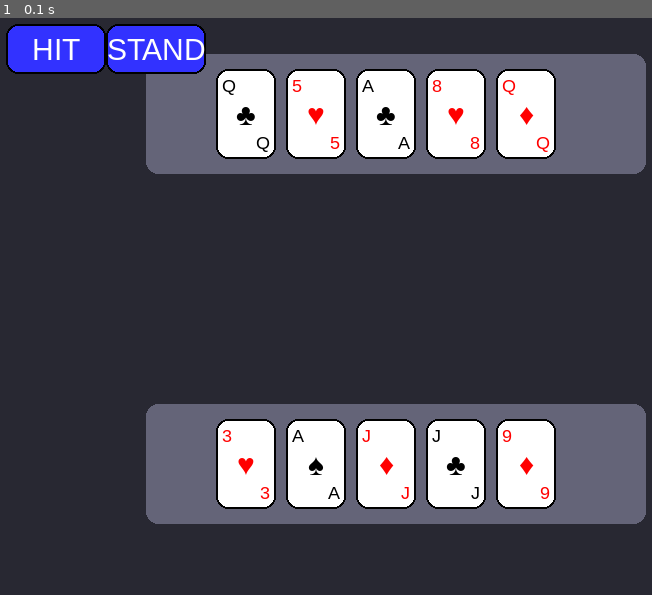
Above: before the commit, frame 1.
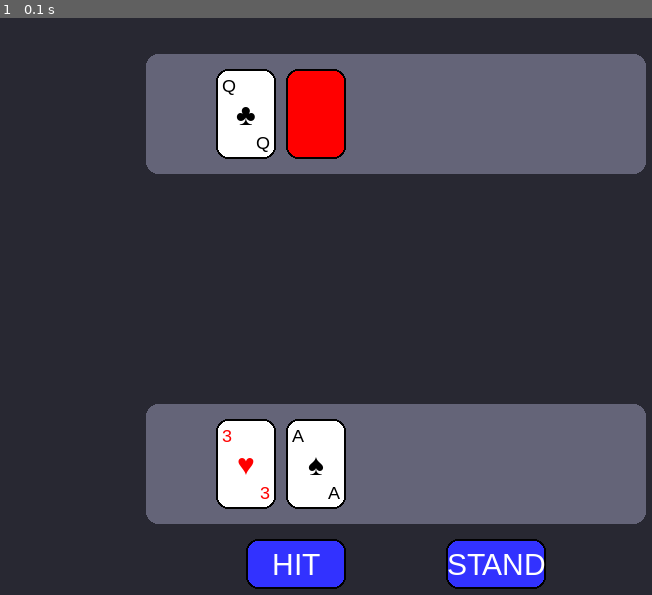
Above: after the commit, the same moment.

Repository: jeomarisaez/pygame-blackjack
Game: pygame game, started from main.py
The game is run twice, just before and just after one commit, with the same random seed, the same clock (stepped at 60 frames per second) and the same inputs.
Inputs:
- Up to frame 1 (0.1 s): no input

The runs differ from the first frame. In frame 1, 15% of the frame differs, in the area x 0-86%, y 1-99%.

Commit message:
refactor: created classes for individual ui elements

Diff:
--- a/core/game.py
+++ b/core/game.py
@@ -81,10 +81,11 @@
         self.game_over = True
 
     def distribute_starting_cards(self):
-        for i in range(5):
+        for i in range(2):
             self.give_card(self.player)
             self.give_card(self.dealer)
-        # self.dealer.hand.cards[1].hidden = True
+            if i > 0:
+                self.dealer.hand.cards[i].hidden = True
 
     def give_card(self, player):
         player.hand.cards.append(self.deck.cards.pop())
--- a/core/game_manager.py
+++ b/core/game_manager.py
@@ -1,5 +1,5 @@
 from .game import Game
-from ui.ui import GameUI
+from ui.game_ui import GameUI
 import pygame
 import sys
 
@@ -32,8 +32,7 @@
             self.screen.fill(self.BACKGROUND)
 
             self.game_ui.draw(self.game)
-            self.game_ui.draw_button("HIT", 10, 10)
-            self.game_ui.draw_button("STAND", 110, 10)
+
 
 
             # self.game_ui.draw_hand_slot(self.game_ui.screen_center_y * 1.5)
--- a/core/turn_manager.py
+++ b/core/turn_manager.py
@@ -19,15 +19,3 @@
 
         if self.turn_index >= len(self.players):
             self.turn_index = 0
-
-    def ask_choice(self):
-        while True:
-            choice = input("Type '1' to hit, '2' to stand: ").strip()
-
-            match choice:
-                case "1":
-                    return Choice.HIT
-                case "2":
-                    return Choice.STAND
-                case _:
-                    print("Invalid input. Please try again.")
--- a/main.py
+++ b/main.py
@@ -1,5 +1,5 @@
 from core.game_manager import GameManager
-from ui.ui import GameUI
+from ui.game_ui import GameUI
 
 def main():
     game_manager = GameManager()
--- /dev/null
+++ b/ui/button.py
@@ -0,0 +1,38 @@
+import pygame
+import sys
+class ButtonUI:
+    # colors
+    BACKGROUND = (40, 40, 50)
+    SLOT_COLOR = (100, 100, 120)
+    WHITE = (255,255,255)
+    BLACK = (0,0,0)
+    RED = (255,0,0)
+    BLUE = (50,50,255)
+
+
+    CARD_SIZE = (60, 90)
+
+    def __init__(self, screen):
+        # dimensions
+        self.screen = screen
+        self.card_width, self.card_height = self.CARD_SIZE
+
+        # fonts
+        self.card_font = pygame.font.SysFont("Arial", 30)
+        self.corner_font = pygame.font.SysFont("Arial", 18)
+
+    def draw_button(self, text, x, y, width=100, height=50):
+        surface = self.screen
+        btn_x_offset = width * 0.5
+        btn_y_offset = height * 0.5
+
+
+        rect = pygame.Rect(x - btn_x_offset, y - btn_y_offset, width, height)
+
+        pygame.draw.rect(surface, self.BLUE, rect, border_radius=12)
+        pygame.draw.rect(surface, self.BLACK, rect, 2, border_radius=12)
+
+        text_surf = self.card_font.render(text, True, self.WHITE)
+        text_rect = text_surf.get_rect(center=rect.center)
+
+        surface.blit(text_surf, text_rect)
--- /dev/null
+++ b/ui/card.py
@@ -0,0 +1,90 @@
+import pygame
+import sys
+
+class CardUI:
+    # colors
+    BACKGROUND = (40, 40, 50)
+    SLOT_COLOR = (100, 100, 120)
+    WHITE = (255,255,255)
+    BLACK = (0,0,0)
+    RED = (255,0,0)
+    BLUE = (50,50,255)
+
+
+    CARD_SIZE = (60, 90)
+
+    def __init__(self, screen):
+        # dimensions
+        self.screen = screen
+        self.card_width, self.card_height = self.CARD_SIZE
+
+        # self.screen_width = self.screen.get_width()
+        # self.screen_height = self.screen.get_height()
+
+        # self.card_x_offset = self.card_width / 2
+        # self.card_y_offset = self.card_height / 2
+
+        # self.screen_center_x = self.screen_width * 0.5
+        # self.screen_center_y = self.screen_height * 0.5
+
+        # fonts
+        self.card_font = pygame.font.SysFont("Arial", 30)
+        self.corner_font = pygame.font.SysFont("Arial", 18)
+
+
+    def draw_hand(self, cards, x, y):
+        for card in cards:
+            if card.hidden:
+                self.draw_card_back(x, y)
+            else:
+                self.draw_card(card, x, y)
+            x += 70
+
+
+    def draw_hand_slot(self, y, width=500, height=120):
+        screen_rect = self.screen.get_rect()
+
+        rect = pygame.Rect(0, 0, width, height)
+        rect.center = (screen_rect.centerx, y)
+
+        pygame.draw.rect(
+            self.screen,
+            self.SLOT_COLOR,
+            rect,
+            border_radius=12
+        )
+
+    def draw_card(self, card, x, y, width=60, height=90):
+        # pygame does the center positioning itself
+        rect = pygame.Rect(0, 0, width, height)
+        rect.center = (x, y)
+
+        pygame.draw.rect(self.screen, self.WHITE, rect, border_radius=12)
+        pygame.draw.rect(self.screen, self.BLACK, rect, 2, border_radius=12)
+
+        suit = card.suit
+        rank = card.rank
+
+
+        if suit in [suit.HEARTS, suit.DIAMONDS]:
+            color = self.RED
+        else:
+            color = self.BLACK
+
+        suit_text = self.card_font.render(suit.value, True, color)
+
+        self.screen.blit(suit_text, suit_text.get_rect(center=rect.center))
+
+        rank_text = self.corner_font.render(rank.value, True, color)
+
+        self.screen.blit(rank_text, rank_text.get_rect(left=rect.left + 6, top=rect.top + 6))
+        self.screen.blit(rank_text, rank_text.get_rect(right=rect.right - 6, bottom=rect.bottom - 6))
+
+
+    def draw_card_back(self, x, y):
+
+        rect = pygame.Rect(0, 0, *self.CARD_SIZE)
+        rect.center = (x, y)
+
+        pygame.draw.rect(self.screen, self.RED, rect, border_radius=12)
+        pygame.draw.rect(self.screen, self.BLACK, rect, 2, border_radius=12)
--- /dev/null
+++ b/ui/game_ui.py
@@ -0,0 +1,33 @@
+import pygame
+from .card import *
+from .button import *
+
+class GameUI:
+    # colors
+    BACKGROUND = (40, 40, 50)
+    SLOT_COLOR = (100, 100, 120)
+    WHITE = (255,255,255)
+    BLACK = (0,0,0)
+    RED = (255,0,0)
+    BLUE = (50,50,255)
+
+    CARD_SIZE = (60, 90)
+
+    def __init__(self, screen):
+        # dimensions
+        self.screen = screen
+        self.card_width, self.card_height = self.CARD_SIZE
+        self.buttonUI = ButtonUI(self.screen)
+        self.cardUI = CardUI(self.screen)
+
+        # fonts
+        self.card_font = pygame.font.SysFont("Arial", 30)
+        self.corner_font = pygame.font.SysFont("Arial", 18)
+
+    def draw(self, game):
+        self.cardUI.draw_hand_slot(100)
+        self.cardUI.draw_hand_slot(450)
+        self.cardUI.draw_hand(game.player.hand.cards, 250, 450)
+        self.cardUI.draw_hand(game.dealer.hand.cards, 250, 100)
+        self.buttonUI.draw_button("HIT", 300, 550)
+        self.buttonUI.draw_button("STAND", 500, 550)
--- a/ui/ui.py
+++ /dev/null
@@ -1,123 +0,0 @@
-import pygame
-import sys
-class GameUI:
-    # colors
-    BACKGROUND = (40, 40, 50)
-    SLOT_COLOR = (100, 100, 120)
-    WHITE = (255,255,255)
-    BLACK = (0,0,0)
-    RED = (255,0,0)
-    BLUE = (50,50,255)
-
-
-    CARD_SIZE = (60, 90)
-
-    def __init__(self, screen):
-        # dimensions
-        self.screen = screen
-        self.card_width, self.card_height = self.CARD_SIZE
-
-        self.screen_width = self.screen.get_width()
-        self.screen_height = self.screen.get_height()
-
-        self.card_x_offset = self.card_width / 2
-        self.card_y_offset = self.card_height / 2
-
-        self.screen_center_x = self.screen_width * 0.5
-        self.screen_center_y = self.screen_height * 0.5
-
-        # fonts
-        self.card_font = pygame.font.SysFont("Arial", 30)
-        self.corner_font = pygame.font.SysFont("Arial", 18)
-
-    def draw(self, game):
-        self.draw_hand_slot(100)
-        self.draw_hand_slot(450)
-        self.draw_player_hand(game.player.hand.cards)
-        self.draw_dealer_hand(game.dealer.hand.cards)
-
-
-    def draw_player_hand(self, cards):
-
-        x = 250
-        y = 450
-
-        for card in cards:
-
-            self.draw_card(card, x - self.card_x_offset, y - self.card_y_offset)
-            x += 70
-
-    def draw_dealer_hand(self, cards):
-        x = 250
-        y = 100
-
-        for card in cards:
-            if card.hidden:
-                self.draw_card_back(x - self.card_x_offset, y - self.card_y_offset)
-            else:
-                self.draw_card(card, x - self.card_x_offset, y - self.card_y_offset)
-
-            x += 70
-
-
-    def draw_hand_slot(self, y, width=500, height=120):
-        slot_x_offset = width / 2
-        slot_y_offset = height / 2
-
-        surface = self.screen
-
-        rect = pygame.Rect(self.screen_center_x - slot_x_offset, y - slot_y_offset, width, height)
-        # draw the bg filled card slots
-        pygame.draw.rect(surface, self.SLOT_COLOR, rect, border_radius=12)
-
-    def draw_card(self, card, x, y, width=60, height=90):
-        surface = self.screen
-
-        rect = pygame.Rect(x, y, width, height)
-
-        pygame.draw.rect(surface, self.WHITE, rect, border_radius=12)
-        pygame.draw.rect(surface, self.BLACK, rect, 2, border_radius=12)
-
-        suit = card.suit
-        rank = card.rank
-
-
-        if suit in [suit.HEARTS, suit.DIAMONDS]:
-            color = self.RED
-        else:
-            color = self.BLACK
-
-        suit_surf = self.card_font.render(suit.value, True, color)
-        suit_rect = suit_surf.get_rect(center=rect.center)
-
-        surface.blit(suit_surf, suit_rect)
-
-        rank_surf = self.corner_font.render(rank.value, True, color)
-
-        top_left = rank_surf.get_rect(left=rect.left + 6, top=rect.top + 6)
-        bottom_right = rank_surf.get_rect(right=rect.right - 6, bottom=rect.bottom - 6)
-
-        # stamp rank onto screen
-        surface.blit(rank_surf, bottom_right)
-        surface.blit(rank_surf, top_left)
-
-    def draw_card_back(self, x, y, width=60, height=90):
-        surface = self.screen
-
-        rect = pygame.Rect(x, y, width, height)
-
-        pygame.draw.rect(surface, self.RED, rect, border_radius=12)
-        pygame.draw.rect(surface, self.BLACK, rect, 2, border_radius=12)
-
-    def draw_button(self, text, x, y, width=100, height=50):
-        surface = self.screen
-
-        rect = pygame.Rect(x, y, width, height)
-
-        pygame.draw.rect(surface, self.BLUE, rect, border_radius=12)
-        pygame.draw.rect(surface, self.BLACK, rect, 2, border_radius=12)
-
-        text_surf = self.card_font.render(text, True, self.WHITE)
-        text_rect = text_surf.get_rect(center=rect.center)
-
-        surface.blit(text_surf, text_rect)
Empty file added: ui/decoration.py
Empty file added: ui/layout.py
Empty file added: ui/slots.py
